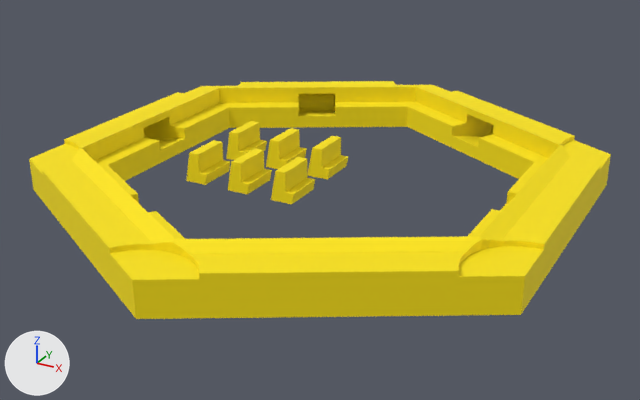
Two versions of the glTF model public/assets/landscape_bases/base_desert.glb, one commit apart.
The view is the same before and after, from a camera (50 mm lens) standing at (36.1, -108.7, 54.9) and looking at (-25.7, 3.7, -1.3). Arrows for +X, +Y and +Z are at lower left; the lights stay in place. The older version comes first. Vertices at exactly the same position are counted once.

Objects in the first picture: 'base_desert'.
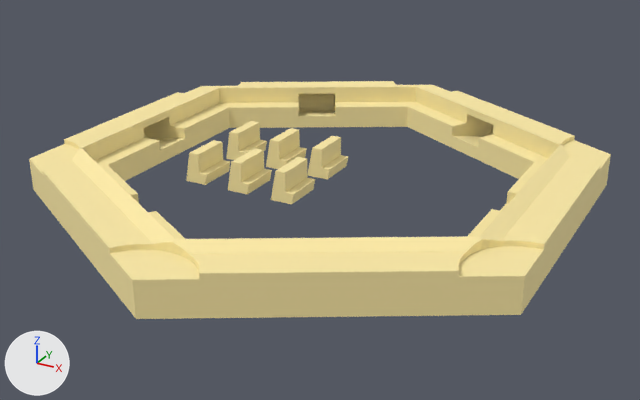
The change, as a list of edits to the scene's bpy script:
```text
Change me_base:
    where me_base.from_pydata(...)  # 843 vertices, 1662 faces; spans x -66.0..13.0, y -40.0..51.2, z 0.0..6.9
    used by ob_base_desert; location = (0.0, 0.0, 0.0)
    me_base part 1: 1662 faces centred in x -66.0..13.0, y -39.9..51.2, z 0.0..6.9 are repainted in the vertex colours; the middle colour goes from yellow #ffe700 to beige #ffedaa
```

Pixel boxes (x1, y1, x2, y2) of what changed, in the pictures (640 x 400 px):
part 1 of me_base, recoloured (yellow to beige): (29, 81, 611, 319) in both
